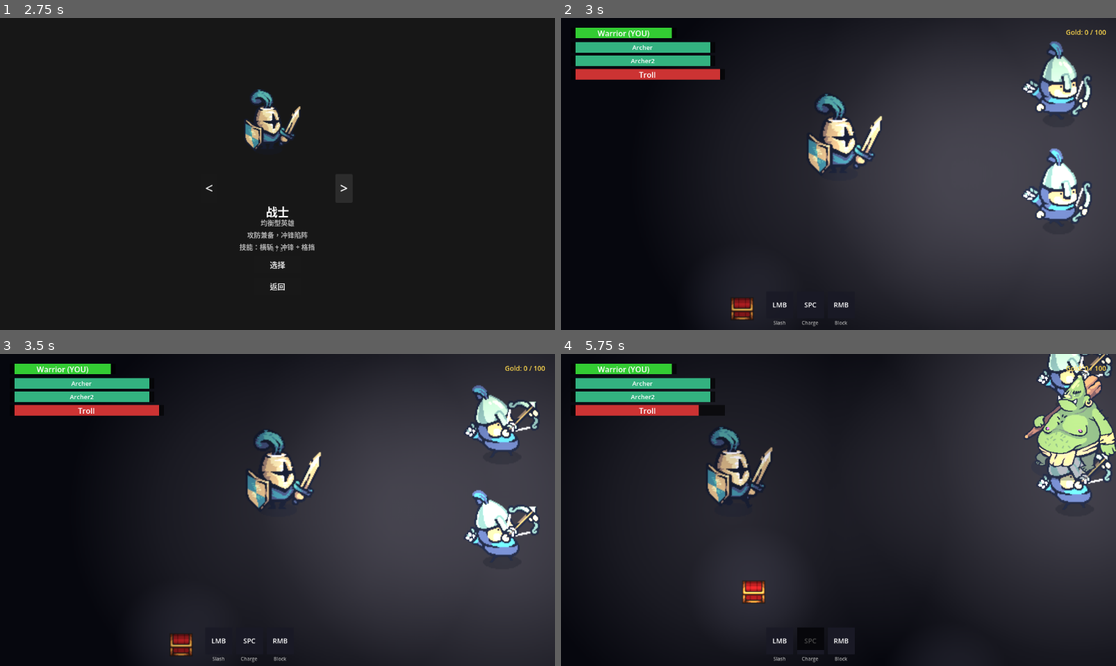
Above: before the commit, frames 1-4 (two rows, left to right).
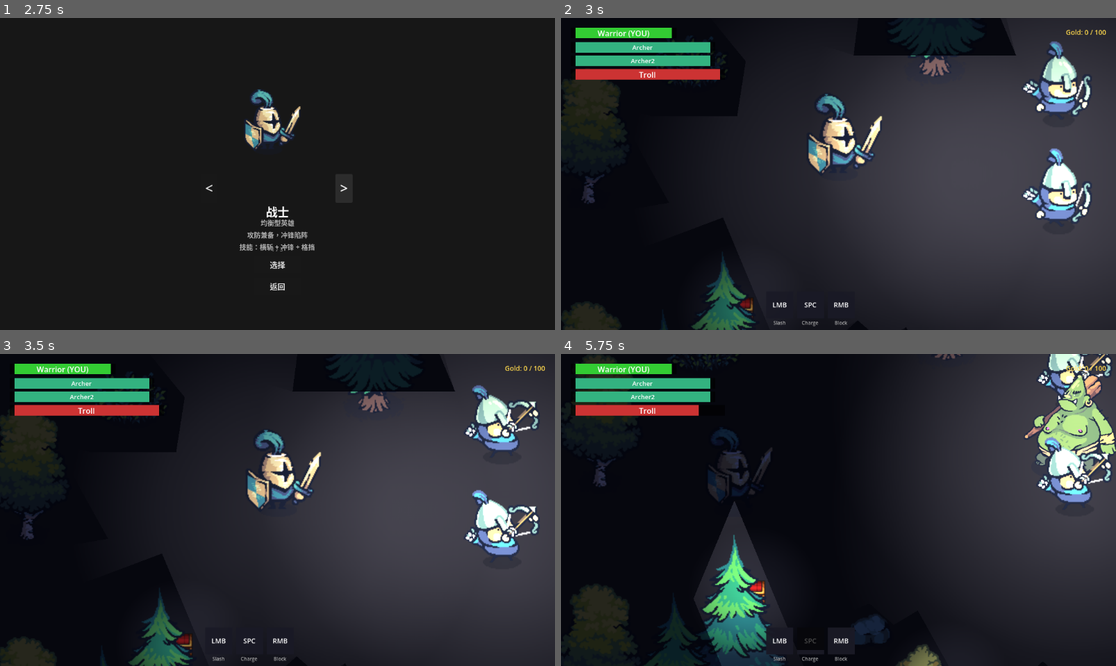
Above: after the commit, the same moments.

Repository: dejectedraven/sword-of-master
Game: Godot game, scene res://scenes/main/title_screen.tscn
Two runs of this game, one before a commit and one after it. Both use one fixed random seed, a clock stepped at 60 frames per second and the inputs below.
Inputs (mouse positions are in pixels of both pictures, inside the frame that each line leads up to):
- Up to frame 1 (2.75 s): click "进入酒馆 (英雄)" at 0.5 s; click "<" at 1.25 s; click ">" at 2 s
- Up to frame 2 (3 s): click "选择" at 2.75 s
- Up to frame 3 (3.5 s): no input
- Up to frame 4 (5.75 s): tap Enter at 3.5 s; move the mouse to (960, 494) at 3.52 s; hold D (right) 3.53-4.28 s; tap F at 3.6, 4.35, 5.1 s; click (960, 494) at 3.67 s; tap Space at 3.77, 4.52 s; move the mouse to (727, 525) at 4.27 s; hold S (down) 4.28-5.03 s; move the mouse to (894, 441) at 5.02 s; hold D (right) from 5.03 s (still down)

Frame 1 is identical in both runs. In frame 2, 5.5% of the frame differs, in the area x 0-82%, y 0-100%; in frame 3, 5.2%; in frame 4, 16%, in the area x 1-99%, y 0-100%.

Commit message:
feat(map): 阶段2 障碍物与视线遮挡 - 树/岩石/灌木/树桩 + 凸多边形LightOccluder + Y排序 + 边界树墙

Diff:
--- a/scenes/main/game_scene.gd
+++ b/scenes/main/game_scene.gd
@@ -8,10 +8,22 @@
 var _camera_holder: Entity
 var map_size: Vector2 = Vector2(1280, 720)
 
+# 障碍物布局：["类型", x, y]，类型 = tree/rock/bush/stump
+const OBSTACLE_LAYOUT = [
+	# 中场掩体
+	["tree", 400, 250], ["tree", 700, 150], ["tree", 850, 520],
+	["tree", 920, 120], ["tree", 720, 560], ["tree", 180, 620],
+	["rock", 320, 560], ["rock", 780, 320], ["rock", 1150, 480], ["rock", 500, 620],
+	["bush", 280, 120], ["bush", 650, 380], ["bush", 880, 240], ["bush", 150, 300], ["bush", 1150, 300],
+	["stump", 550, 120], ["stump", 880, 620],
+]
+
 func _ready():
+	y_sort_enabled = true  # 按 Y 排序，角色可走到树后/树前
 	_add_floor()
 	_add_walls()
 	_add_night()
+	_spawn_obstacles()
 	_instantiate_characters()
 	_spawn_chests()
 	_spawn_escape_door()
@@ -116,6 +128,54 @@
 	night.color = GameConfig.night_color
 	add_child(night)
 
+# 障碍物：中场掩体 + 边界树墙（视觉化地图边界）
+func _spawn_obstacles():
+	for d in OBSTACLE_LAYOUT:
+		_add_obstacle(d[0], d[1], d[2])
+	for x in range(120, 1280, 250):
+		_add_obstacle("tree", x, 40)
+		_add_obstacle("tree", x, 680)
+	for y in range(160, 720, 240):
+		_add_obstacle("tree", 40, y)
+		_add_obstacle("tree", 1240, y)
+
+func _add_obstacle(kind: String, x: float, y: float):
+	var prefix = ""
+	var frames = 1
+	var cfg = {}
+	match kind:
+		"tree":
+			prefix = "res://assets/environment/props/trees/Tree"
+			frames = 8
+			cfg = {"base_ratio": 0.9, "collision_size": Vector2(34, 20), "collision_offset_y": -10.0,
+				"occluder_points": PackedVector2Array([
+					Vector2(0.5, 0.06), Vector2(0.06, 0.85), Vector2(0.94, 0.85)])}
+		"stump":
+			prefix = "res://assets/environment/props/trees/Stump"
+			cfg = {"base_ratio": 0.92, "collision_size": Vector2(40, 22), "collision_offset_y": -11.0,
+				"occluder_points": PackedVector2Array([
+					Vector2(0.35, 0.75), Vector2(0.65, 0.75), Vector2(0.68, 0.95), Vector2(0.32, 0.95)])}
+		"rock":
+			prefix = "res://assets/environment/props/rocks/Rock"
+			cfg = {"base_ratio": 0.85, "collision_size": Vector2(40, 24), "collision_offset_y": -12.0,
+				"occluder_points": PackedVector2Array([
+					Vector2(0.5, 0.1), Vector2(0.9, 0.45), Vector2(0.75, 0.88),
+					Vector2(0.25, 0.88), Vector2(0.1, 0.45)])}
+		"bush":
+			prefix = "res://assets/environment/props/bushes/Bush"
+			frames = 8
+			cfg = {"base_ratio": 0.85, "blocks_movement": false,
+				"occluder_points": PackedVector2Array([
+					Vector2(0.5, 0.1), Vector2(0.92, 0.4), Vector2(0.85, 0.85),
+					Vector2(0.15, 0.85), Vector2(0.08, 0.4)])}
+	var o = load("res://scenes/objects/obstacle.tscn").instantiate()
+	o.texture = load(prefix + str(randi() % 4 + 1) + ".png")
+	o.frames = frames
+	for k in cfg:
+		o.set(k, cfg[k])
+	o.position = Vector2(x, y)
+	add_child(o)
+
 func _spawn_chests():
 	var cfg = GameConfig
 	var count = cfg.chest_count
--- /dev/null
+++ b/scenes/objects/obstacle.tscn
@@ -0,0 +1,6 @@
+[gd_scene load_steps=2 format=3]
+
+[ext_resource type="Script" path="res://scripts/objects/obstacle.gd" id="1"]
+
+[node name="Obstacle" type="Node2D"]
+script = ExtResource("1")
--- /dev/null
+++ b/scripts/objects/obstacle.gd
@@ -0,0 +1,66 @@
+class_name Obstacle
+extends Node2D
+# 通用障碍物：树 / 岩石 / 灌木 / 树桩
+# - blocks_movement=true → StaticBody2D(layer2) 挡移动
+# - blocks_vision=true  → LightOccluder2D 挡夜色视线（可躲藏）
+# - 所有尺寸按贴图高度比例自动计算，换贴图不用改参数
+# - 多帧贴图（摇摆动画）自动循环
+
+@export var texture: Texture2D
+@export var frames: int = 1               # 横向帧数（1=静态）
+@export var base_ratio: float = 0.9       # 底部（树干/脚）在贴图高度中的比例
+@export var blocks_movement: bool = true
+@export var blocks_vision: bool = true
+@export var collision_size: Vector2 = Vector2(32, 20)  # 底部碰撞盒（像素）
+@export var collision_offset_y: float = -10.0
+@export var occluder_points: PackedVector2Array = PackedVector2Array()  # 遮挡多边形（贴图比例坐标 0~1，需凸多边形）
+@export var sway_interval: float = 0.15   # 摇摆帧切换间隔（秒）
+
+var _sprite: Sprite2D
+var _timer: float = 0.0
+
+func _ready():
+	if not texture: return
+	var h = float(texture.get_height())
+	_sprite = Sprite2D.new()
+	_sprite.name = "Sprite"
+	_sprite.texture = texture
+	_sprite.hframes = frames
+	_sprite.centered = true
+	_sprite.frame = randi() % frames if frames > 1 else 0
+	_sprite.offset = Vector2(0, (0.5 - base_ratio) * h)  # 让底部落在节点原点
+	add_child(_sprite)
+
+	if blocks_movement:
+		var body = StaticBody2D.new()
+		body.name = "Body"
+		body.collision_layer = 2
+		body.collision_mask = 0
+		var col = CollisionShape2D.new()
+		col.name = "Shape"
+		var shape = RectangleShape2D.new()
+		shape.size = collision_size
+		col.shape = shape
+		col.position = Vector2(0, collision_offset_y)
+		body.add_child(col)
+		add_child(body)
+
+	if blocks_vision and occluder_points.size() >= 3:
+		var fw = float(texture.get_width()) / float(frames)
+		var base_pt = Vector2(fw / 2.0, h * base_ratio)
+		var pts = PackedVector2Array()
+		for p in occluder_points:
+			pts.append(Vector2(p.x * fw, p.y * h) - base_pt)
+		var occ = LightOccluder2D.new()
+		occ.name = "Occluder"
+		var poly = OccluderPolygon2D.new()
+		poly.polygon = pts
+		occ.occluder = poly
+		add_child(occ)
+
+func _process(delta):
+	if frames <= 1 or not _sprite: return
+	_timer += delta
+	if _timer >= sway_interval:
+		_timer = 0.0
+		_sprite.frame = (_sprite.frame + 1) % frames
--- a/tools/smoke_test.gd
+++ b/tools/smoke_test.gd
@@ -67,6 +67,21 @@
 		_check(scene.ai_allies[0].get_node_or_null("VisionLight") != null, "AI 队友有视野光")
 	var p_cam = player.get_node_or_null("Camera2D") if player else null
 	_check(p_cam != null and is_equal_approx(p_cam.zoom.x, GameConfig.camera_zoom), "相机缩放生效")
+
+	# 障碍物：数量、遮挡、灌木可穿行
+	var obstacle_count = 0
+	var occluder_count = 0
+	var bush_has_body = false
+	for c in scene.get_children():
+		if c is Obstacle:
+			obstacle_count += 1
+			if c.get_node_or_null("Occluder") != null:
+				occluder_count += 1
+			if not c.blocks_movement and c.get_node_or_null("Body") != null:
+				bush_has_body = true
+	_check(obstacle_count > 20, "障碍物已生成 x" + str(obstacle_count))
+	_check(occluder_count > 0, "障碍物带视线遮挡 x" + str(occluder_count))
+	_check(not bush_has_body, "灌木不挡移动（可穿行）")
 
 	# 英雄方 3 人：玩家 + 2 AI 队友
 	_check(scene.ai_allies.size() == 2, "AI 队友数量 = 2")
Binary file added: assets/environment/props/bushes/Bush1.png
Not shown, added: assets/environment/props/bushes/Bush1.png.import
Binary file added: assets/environment/props/bushes/Bush2.png
Not shown, added: assets/environment/props/bushes/Bush2.png.import
Binary file added: assets/environment/props/bushes/Bush3.png
Not shown, added: assets/environment/props/bushes/Bush3.png.import
Binary file added: assets/environment/props/bushes/Bush4.png
Not shown, added: assets/environment/props/bushes/Bush4.png.import
Binary file added: assets/environment/props/rocks/Rock1.png
Not shown, added: assets/environment/props/rocks/Rock1.png.import
Binary file added: assets/environment/props/rocks/Rock2.png
Not shown, added: assets/environment/props/rocks/Rock2.png.import
(and 21 more such lines)
